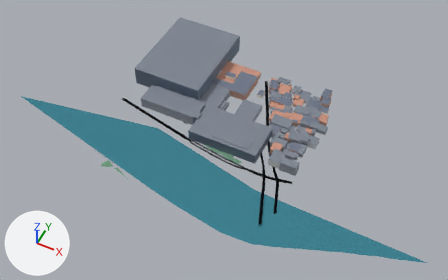
What one commit did to the glTF model assets/nantes/tiles/tile_4_4_lod1.glb.
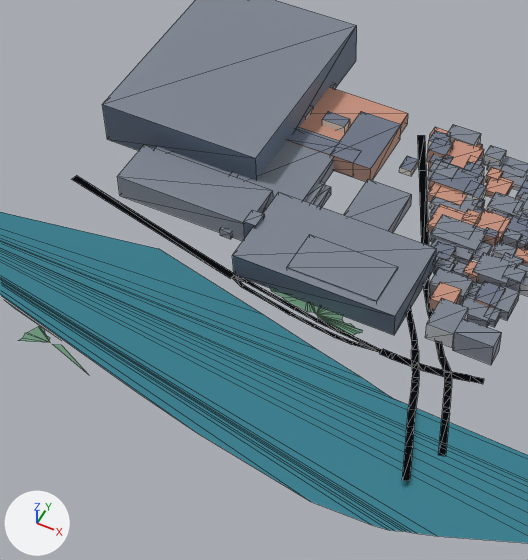
Old and new are each drawn whole from a 50 mm lens placed at (827.0, -1224.0, 1004.0), pointed at (424.0, -419.0, -3.0) and again close up on the part from 21% to 69% of the width and 9% to 92% of the height. The lights are fixed; the arrows at lower left show +X, +Y and +Z. The last two pictures show the newer version. The close-ups show mesh edges as thin lines. Where no turn or scale is listed for an object, it has been applied to the vertices. Vertices at exactly the same position are counted once.

Script lines for the objects in view, before the commit:
```python
me_nantestile = bpy.data.meshes.new('NantesTile')
me_nantestile.from_pydata(...)  # 1068 vertices, 1174 faces; spans x -477.0..477.0, y -249.0..249.0, z -24.0..24.0
me_nantestile.materials.append(mat_mat_tuffeau)  # white #f3f0e6
me_nantestile.materials.append(mat_mat_brick)  # beige #c59e8e
me_nantestile.materials.append(mat_mat_beton50)  # light grey #d1d4d8
me_nantestile.materials.append(mat_mat_modern)  # grey #979eaa
me_nantestile.materials.append(mat_mat_tower)  # greyish blue #6f7e93
me_nantestile.materials.append(mat_mat_roof_slate)  # greyish blue #737c8e
me_nantestile.materials.append(mat_mat_roof_tile)  # brown #c8937e
me_nantestile.materials.append(mat_mat_roof_flat)  # grey #818995
me_nantestile.materials.append(mat_mat_road)  # greyish blue #616976
me_nantestile.materials.append(mat_mat_water)  # cyan #4595a8
me_nantestile.materials.append(mat_mat_park)  # green #6c977c
ob_tileroot = bpy.data.objects.new('TileRoot', me_nantestile)
ob_tileroot.location = (420.0, -387.7, 23.0)
```
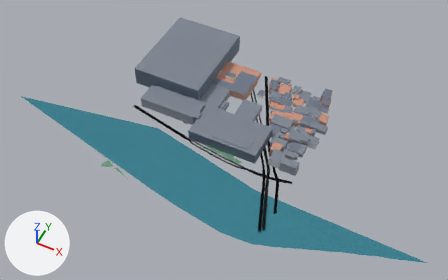
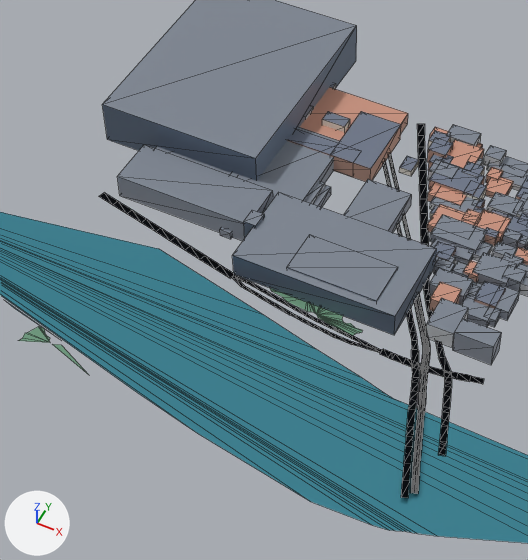
What the commit changed:
Material 'mat_tram' (mat_mat_tram) is new.
Its base color is (0.76, 0.8, 0.86) (white #e2e7ef).
Its metallic is 0.92.
Its roughness is 0.22.
Material 'mat_tram_bed' (mat_mat_tram_bed) is new.
Its base color is (0.34, 0.37, 0.41) (grey #9ea4ac).
Its metallic is 0.05.
Its roughness is 0.86.
me_nantestile is used by ob_tileroot; location (420.0, -387.7, 23.0).
me_nantestile had 1068 vertices, 1174 faces and spanned x -477.0..477.0, y -249.0..249.0, z -24.0..24.0.
me_nantestile now has 1568 vertices, 1584 faces and spans x -477.0..477.0, y -249.0..249.0, z -24.0..24.0.
me_nantestile part 1: the loose piece of 6 vertices spanning x 113.0..132.0, y -100.0..-71.0, z -23.0..-22.0 is copied, and the copy is scaled about its middle by (-0.972, -1.17, -0.61), then moved by (48.0, -107.0, 4.0), in mat_mat_tram_bed (grey #9ea4ac); it spans x 161.0..179.0, y -209.0..-175.0, z -19.0.
me_nantestile part 2: the loose piece of 4 vertices spanning x 128.0..137.0, y -113.0..-103.0, z -23.0 is copied, and the copy is moved by (11.0, -10.0, 1.0), in mat_mat_tram_bed (grey #9ea4ac); it spans x 139.0..148.0, y -124.0..-112.0, z -22.0.
me_nantestile part 3: 5 vertices removed from x -261.0..48.0, y -83.0..-20.0, z -23.0; 495 vertices added at x -226.0..179.0, y -216.0..193.0, z -23.0..-18.0.
me_nantestile gains material mat_mat_tram_bed (grey #9ea4ac).
me_nantestile gains material mat_mat_tram (white #e2e7ef).

Location of each change, (x1, y1, x2, y2) in pixels of the close-ups (528 x 560 px):
part 1 of me_nantestile, added: after (410, 457, 421, 493)
part 2 of me_nantestile, added: after (418, 395, 426, 404)
part 3 of me_nantestile, built on: before (72, 175, 340, 332); after (99, 124, 471, 498)
